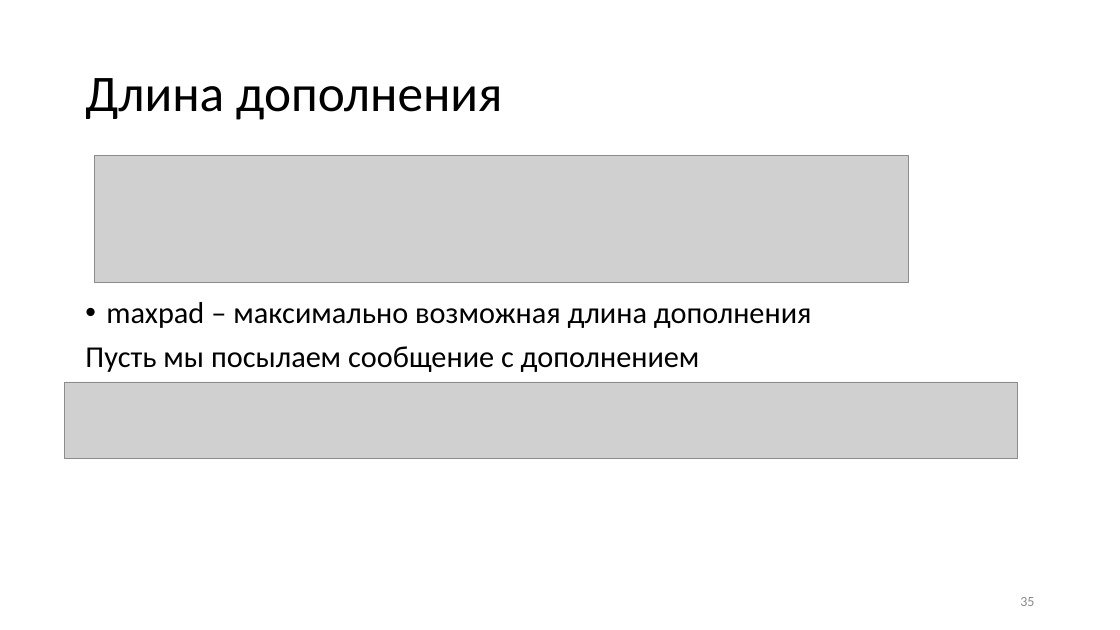
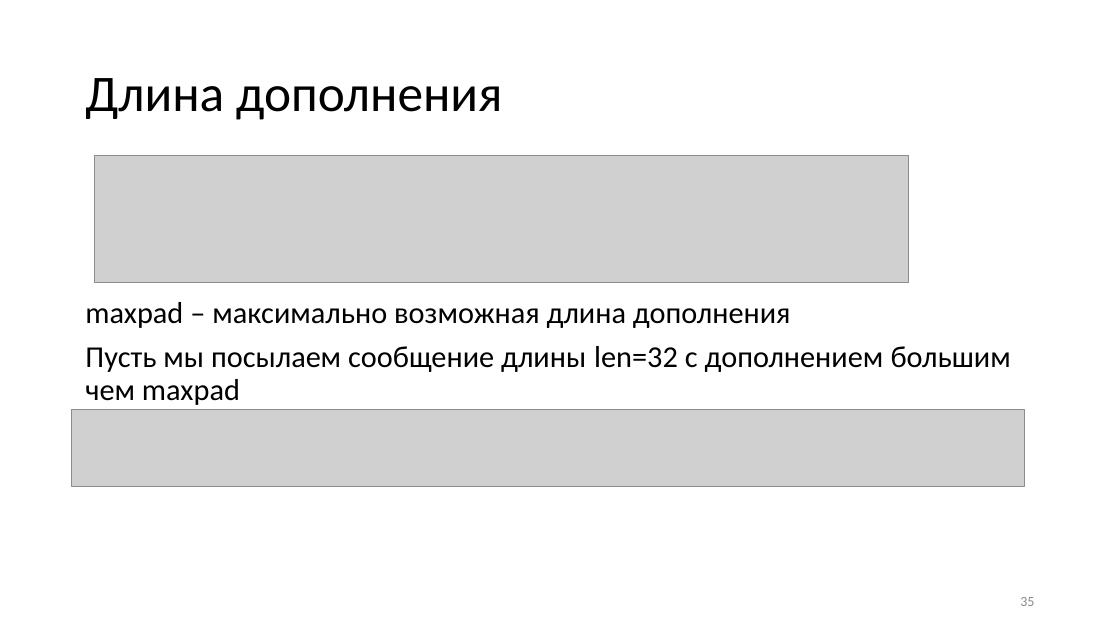
Before and after one commit to CryptoCourse/CryptoLectures, a slide deck: slide 35 of Lectures/Lecture13.pptx. Drawn at 1120x630 pixels with LibreOffice and Linux fonts; fonts in the diff are those of the drawing; grey boxes stand for pictures. Boxes give left, top, right and bottom in pixels: in the first picture for what was removed or moved away, otherwise in the second. Text is boxed around its words. In the diff, an @@ line names an element or a change of style, - is before the commit and + after.

```diff
--- a/Lectures/Lecture13.pptx
+++ b/Lectures/Lecture13.pptx
@@ text at bbox=[85, 302, 791, 328]: bullet • to none @@
@@ text at bbox=[85, 346, 1011, 405]: text changed @@
-Пусть мы посылаем сообщение с дополнением
+Пусть мы посылаем сообщение длины len=32 с дополнением большим чем maxpad
@@ picture: place and size @@
-picture at bbox=[65, 382, 1017, 459]
+picture at bbox=[71, 410, 1024, 486]
```
Also in this commit, not shown: 3 other slides changed, 2 other files.
